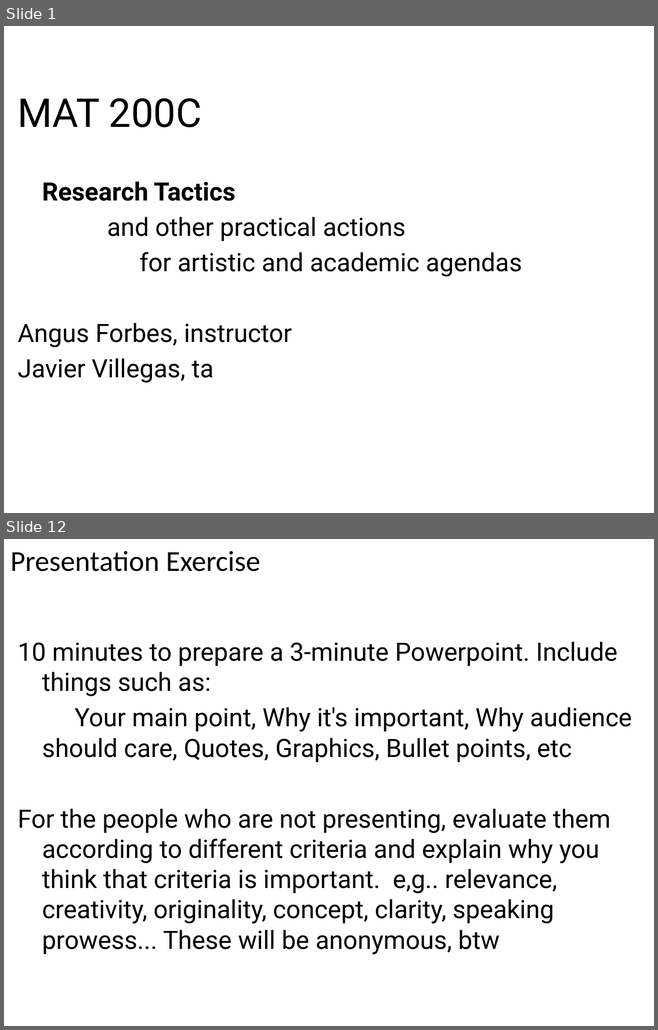
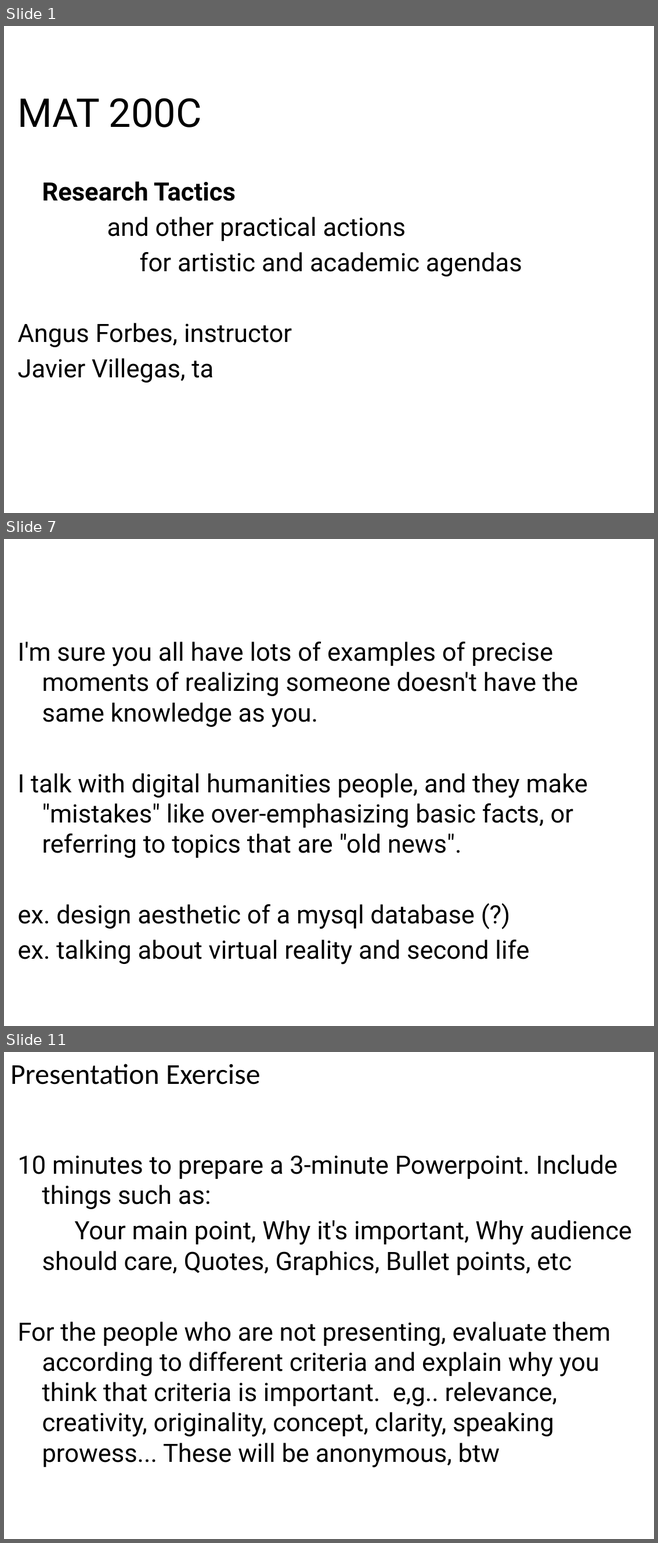
Before and after one commit to angusforbes/mat200c, a slide deck: slides/week2_day1.pptx. Shown one above the other, each under a label of ours: slides 1 and 12 before the commit, slides 1, 7 and 11 after it; the slides between them are not shown. The pictures are 658x1030 and 658x1543 pixels, drawn with LibreOffice and Linux fonts; fonts in the diff are those of the drawing. Boxes give left, top, right and bottom in pixels: in the first picture for what was removed or moved away, otherwise in the second. Text is boxed around its words. In the diff, an @@ line names an element or a change of style, - is before the commit and + after.

```diff
--- a/slides/week2_day1.pptx
+++ b/slides/week2_day1.pptx
@@ slide 7 added at box(4, 539, 654, 1026), background #FFFFFF @@
@@ text added at box(18, 642, 588, 965), 28 pt, text #000000 @@
+I'm sure you all have lots of examples of precise moments of realizing someone doesn't have the same knowledge as you.
+I talk with digital humanities people, and they make "mistakes" like over-emphasizing basic facts, or referring to topics that are "old news".
+ex. design aesthetic of a mysql database (?)
+ex. talking about virtual reality and second life
@@ what was slide 12 is now slide 11 @@
```
Also in this commit, not shown: 2 slides changed, 7 other slides added, 10 slides removed, 4 other files.
